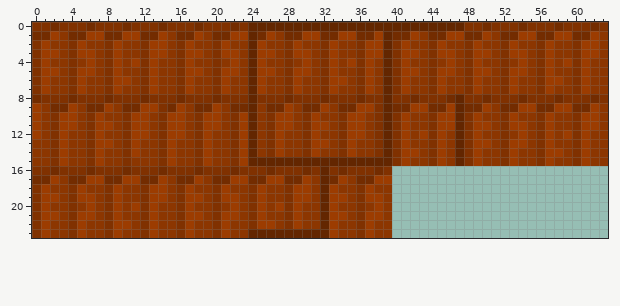
Edited in one commit: pixel-art sprite (public/images/surfaces/roof.png). Above, as it was before the edit.
The file is 128x48 pixels, drawn in blocks of 2x2; one block is one cell here.
Once edited:
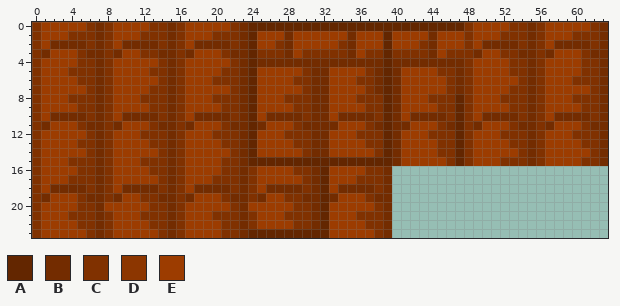
Palette (. is transparent): A #632600  B #732c00  C #803100  D #8c3600  E #9c3c00
Commit: More objects to place; Roof sprite finished
Changes in this commit:
@@ x 0..63 @@
- 0 CCBCCCBCCCBCCCBCCCBCCCBCAAAAAAAAAAAAAAAAAAAAAAAACCBCCCBCCCBCCCBC
- 1 BBEDBBEEBBEEBBEDBBEDBBEEABEDBBEEBBEEBBEABBEDBBEEBBEDBBEEBBEEBBED
- 2 CEDDCEDDCEDDCEEDCEDDCEDDAEDDCEDDCEDDCEEACEDDCEDDCEDDCEDDCEDDCEED
- 3 CEEDCEEDCEDDCEEDCEEDCEEDAEEDCEEDCEDDCEEACEEDCEEDCEEDCEEDCEDDCEED
- 4 CEDDCDEDCEDECEDDCEDDCDEDAEDDCDEDCEDECEDACEDDCDEDCEDDCDEDCEDECEDD
- 5 CEEDCEEDCEDDCEDDCEEDCEEDAEEDCEEDCEDDCEDACEEDCEEDCEEDCEEDCEDDCEDD
- 6 CEDDCEDDCEEDCEDDCEDDCEDDAEDDCEDDCEEDCEDACEDDCEDDCEDDCEDDCEEDCEDD
- 7 CEDDCEDDCEDDCEDDCEDDCEDDAEDDCEDDCEDDCEDACEDDCEDDCEDDCEDDCEDDCEDD
- 8 BCCCBCCCBCCCBCCCBCCCBCCCACCCBCCCBCCCBCCACCBCCCBACCBCCCBCCCBCCCBC
- 9 EDBBEDBBEDBBEECBEDBBEDBBADBBEDBBEDBBEECABBEEBBEABBEDBBEEBBEEBBED
-10 EDCEEDCEDDCEEDCEEDCEEDCEADCEEDCEDDCEEDCACEDDCEEACEDDCEDDCEDDCEED
-11 EDCEEDCEEDCEEDCEEDCEEDCEADCEEDCEEDCEEDCACEDDCEEACEEDCEEDCEDDCEED
-12 EDCEDDCEDDCEEDCEEDCEDDCEADCEDDCEDDCEEDCACEDECEDACEDDCDEDCEDECEDD
-13 DDCEDDCEEDCEDDCEDDCEDDCEADCEDDCEEDCEDDCACEDDCEDACEEDCEEDCEDDCEDD
-14 DDCEDDCEDDCEDDCEDDCEDDCEADCEDDCEDDCEDDCACEEDCEDACEDDCEDDCEEDCEDD
-15 DDCEDDCEDDCDDDCEDDCEDDCEAAAAAAAAAAAAAAAACEDDCEDACEDDCEDDCEDDCEDD
-16 CCBCCCBCCCBCCCBCCCBCCCBCCCBCCCBCACBCCCBC........................
-17 BBEDBBEEBBEEBBEDBBEDBBEEBBEEBBEDABEDBBEE........................
-18 CEDDCEDDCEDDCEEDCEDDCEDDCEDDCEEDAEDDCEDD........................
-19 CEEDCEEDCEDDCEEDCEEDCEEDCEDDCEEDAEEDCEED........................
-20 CEDDCDEDCEDECEDDCEDDCDEDCEDECEDDAEDDCDED........................
-21 CEEDCEEDCEDDCEDDCEEDCEEDCEDDCEDDAEEDCEED........................
-22 CEDDCEDDCEEDCEDDCEDDCEDDCEEDCEDDAEDDCEDD........................
-23 CEDDCEDDCEDDCEDDCEDDCEDDAAAAAAAAAEDDCEDD........................
+ 0 CEEEEECBCEEEECCBCEEEEECBAAAAAAAAAAAAAAAAAAAAAAAACEEEECCBCEEEEECB
+ 1 CEEECCCBCEEECCCBCEEECCCBAEEEBEEEEEEBEEEAEEEEBEEECEEECCCBCEEECCCB
+ 2 CEBBBBCBCEBBBBCBCEBBBBCBAEECBEEEEECBEEEAEEECBEEECEBBBBCBCEBBBBCB
+ 3 CBEEECBBCBEECCBBCBEEECBBACCCBECCCCCBECCACCCCBECCCBEECCBBCBEEECBB
+ 4 CEEEECCBCEEEEECBCEEEEECBABBBBBBBBBBBBBBABBBBBBBBCEEEECCBCEEEECCB
+ 5 CEEECCCBCEEEECCBCEEEECCBAEEEEECBBEEEECBABEEEECCBCEEEECCBCEEEECCB
+ 6 CEEEECCBCEEEEECBCEEECCCBAEEEECCBBEEECCBABEEEEECBCEEEEECBCEEECCCB
+ 7 CEEEEECBCEEEECCBCEEEEECBAEEEEECBBEEEECBABEEEEECBCEEEECCBCEEEEECB
+ 8 CEEECCCBCEEECCCBCEEECCCBAEEECCCBBEEECCCABEEECCCACEEECCCBCEEECCCB
+ 9 CEEEECCBCEEEECCBCEEEECCBAEEEECCBBEEEECCABEEEECCACEEEECCBCEEEECCB
+10 CEBBBBCBCEBBBBCBCEBBBBCBAEBBBBCBBEBBBBCABEBBBBCACEBBBBCBCEBBBBCB
+11 CBEEECBBCBEEECBBCBEEECBBABEEECBBBBEEECBABBEEECBACBEEECBBCBEEECBB
+12 CEEEEECBCEEECCCBCEEECCCBAEEECCCBBEEECCCABEEECCCACEEECCCBCEEECCCB
+13 CEEEECCBCEEEECCBCEEEECCBAEEEECCBBEEEECCABEEEECCACEEEECCBCEEEECCB
+14 CEEEEECBCEEEEECBCEEEEECBAEEEEECBBEEEEECABEEEECCACEEEEECBCEEEEECB
+15 CEEECCCBCEEECCCBCEEEECCBAAAAAAAAAAAAAAAABEEEEECACEEECCCBCEEEECCB
+16 CEEEECCBCEEEECCBCEEEECCBCEEEECCBAEEEECCB........................
+17 CEEECCCBCEEEEECBCEEECCCBCEEEEECBAEEECCCB........................
+18 CEBBBBCBCEBBBBCBCEBBBBCBCEBBBBCBAEBBBBCB........................
+19 CBEEECBBCBEECCBBCBEEECBBCBEECCBBABEEECBB........................
+20 CEEEECCBEEEEECCBCEEEEECBEEEEECCBAEEEEECB........................
+21 CEEECCCBCEEECCCBCEEECCCBCEEECCCBAEEECCCB........................
+22 CEEEECCBCEEEECCBCEEEECCBCEEEECCBAEEEECCB........................
+23 CEEEEECBCEEEEECBCEEEECCBAAAAAAAAAEEEEECB........................
Where, in picture pixels (left, top, right, bottom), the same in both pictures:
changed: (32, 22, 608, 238)
